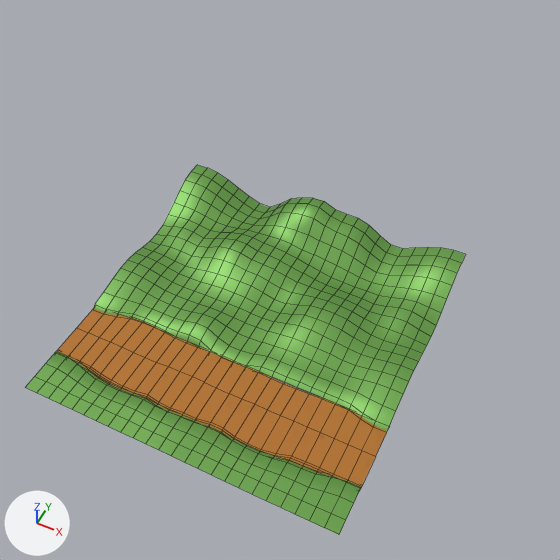
A saved change to the Blender file 3Dsources/goblins-ground.blend.
The view is the same before and after, from a camera (50 mm lens) standing at (24.8, -16.3, 38.1) and looking at (9.8, 13.8, 0.5). The lights are fixed; the arrows at lower left show +X, +Y and +Z. Mesh edges are drawn as thin lines.

Names of what the first picture shows: 'Ground', 'Path'.
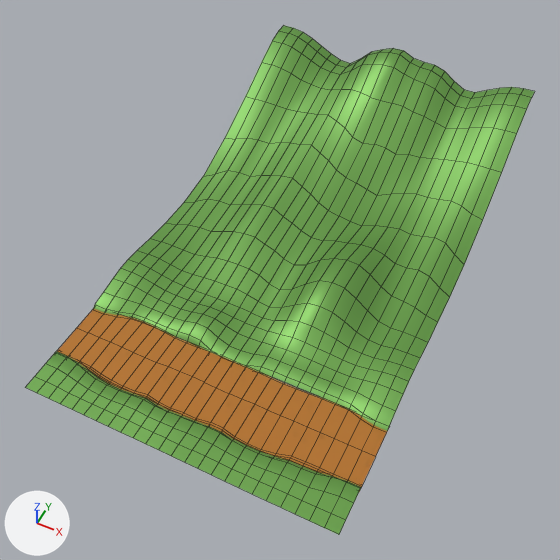
Changed parts and their boxes [x1, y1, x2, y2] in the pictures (560 x 560 px; the box of a moved part takes in the faces that stretch with it):
'Ground', reshaped (16% wider, 37% taller)
    before: [25, 164, 466, 535]
    after: [25, 26, 535, 535]
part 1 of me_ground, moved or reshaped
    before: [128, 164, 466, 371]
    after: [129, 26, 535, 370]

Edits to the bpy script that builds the scene:
```text
Change me_ground:
    used by ob_ground; location = (0.0, 0.0, 0.0)
    remove me_ground.from_pydata(...)  # 550 vertices, 480 faces; spans x 0.0..20.0, y 0.0..20.0, z -0.3..2.6
    add me_ground.from_pydata(...)  # 550 vertices, 480 faces; spans x 0.0..20.0, y 0.0..34.0, z -0.3..6.3
    me_ground part 1: 294 of 550 vertices moved; they spanned x 0.0..20.0, y 10.8..20.0, z 0.0..2.6 and now span x 0.0..20.0, y 10.8..34.0, z 0.0..6.3; mean shift (0.0, 7.5, 1.6); largest move (8.4, 20.0, 2.0) -> (8.4, 34.0, 5.8)
```
